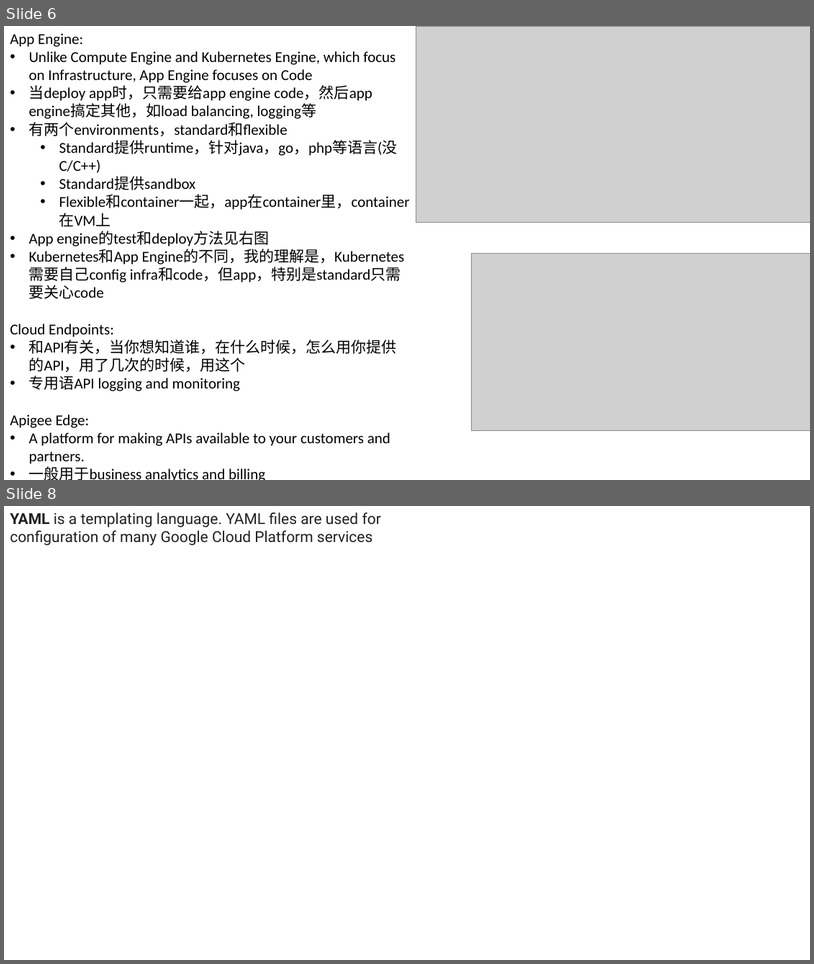
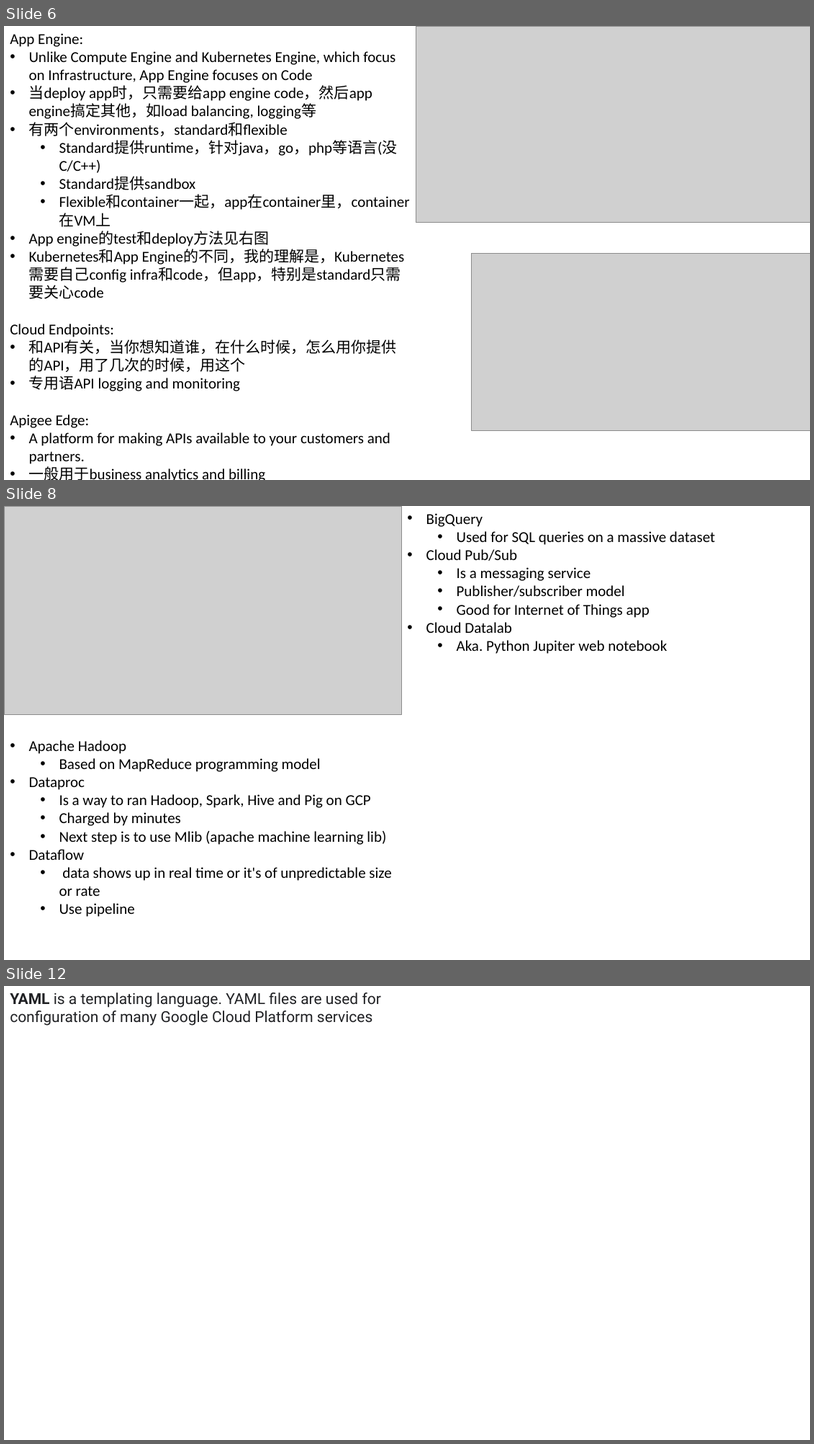
Before and after one commit to legend507/CommonSense, a slide deck: [GCP_Coursera].pptx. Shown one above the other, each under a label of ours: slides 6 and 8 before the commit, slides 6, 8 and 12 after it; the slides between them are not shown. The pictures are 814x964 and 814x1444 pixels, drawn with LibreOffice and Linux fonts; fonts in the diff are those of the drawing; grey boxes stand for pictures. Boxes give left, top, right and bottom in pixels: in the first picture for what was removed or moved away, otherwise in the second. Text is boxed around its words. In the diff, an @@ line names an element or a change of style, - is before the commit and + after.

```diff
--- a/[GCP_Coursera].pptx
+++ b/[GCP_Coursera].pptx
@@ slide 8 added at (4, 506, 810, 960), background #FFFFFF @@
@@ picture added at (4, 506, 401, 715) @@
@@ text added at (427, 513, 715, 654), 18 pt, text #000000 @@
+• BigQuery
+  • Used for SQL queries on a massive dataset
+• Cloud Pub/Sub
+  • Is a messaging service
+  • Publisher/subscriber model
+  • Good for Internet of Things app
+• Cloud Datalab
+  • Aka. Python Jupiter web notebook
@@ text added at (29, 740, 391, 916), 18 pt, text #000000 @@
+• Apache Hadoop
+  • Based on MapReduce programming model
+• Dataproc
+  • Is a way to ran Hadoop, Spark, Hive and Pig on GCP
+  • Charged by minutes
+  • Next step is to use Mlib (apache machine learning lib)
+• Dataflow
+  • data shows up in real time or it's of unpredictable size or rate
+  • Use pipeline
@@ what was slide 8 is now slide 12 @@
```
Also in this commit, not shown: 1 slide changed, 4 other slides added, 1 slide removed.
